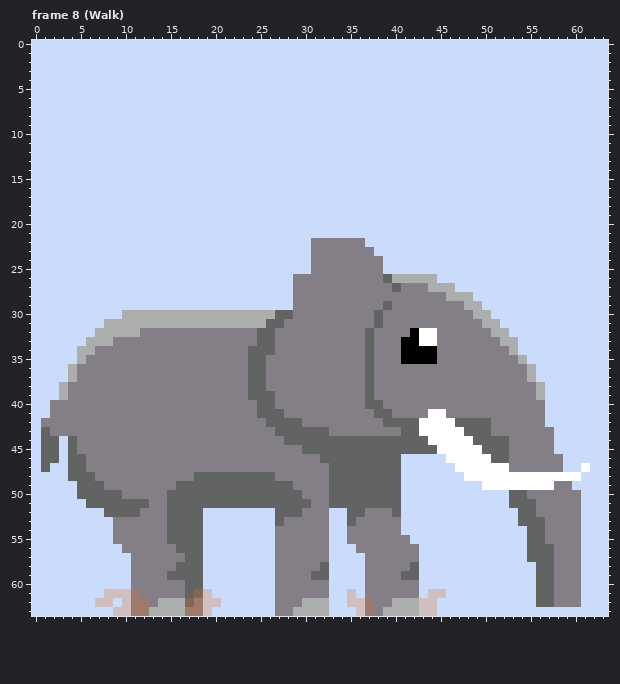
File history of a pixel-art file, Aseprite files/Elephant.aseprite. Above: the version before the commit.
64x64 pixels, 46 frames. Shown: frame 8 (Walk). The commit also changed other frames, which this record leaves out.
And afterwards:
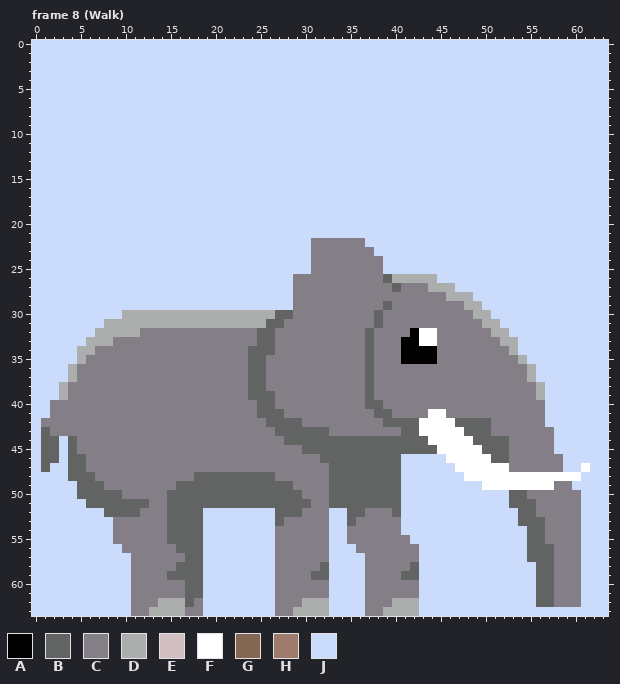
Palette (. is transparent): A #000000  B #626363  C #847e87  D #acadad  E #d0bec1  F #ffffff  G #846752  H #9d7a6c  J #cbdbfc
Edits made:
layer "Layer 2" added
layer "Body" removed
layer "Particles & whatnot" removed
--- frame 8 (Walk)
@@ x 5..47 @@
 60 JJJJJJCCCCCCBBJJJJJJJJCCCCCCJJJJCCCCCCJJJJJ
-61 JJJEEEHCCCCCBGEJJJJJJJCCCCCCJJEJCCCCCCJEEJJ
-62 JJEEJEHHCDDDGHEEJJJJJJCCCDDDJJEEHCCDDDEEJJJ
-63 JJJJEEHHDDDDHHEJJJJJJJCCDDDDJJJEHCDDDDEEJJJ
+61 JJJJJJCCCCCCBBJJJJJJJJCCCCCCJJJJCCCCCCJJJJJ
+62 JJJJJJCCCDDDBCJJJJJJJJCCCDDDJJJJCCCDDDJJJJJ
+63 JJJJJJCCDDDDCCJJJJJJJJCCDDDDJJJJCCDDDDJJJJJ
